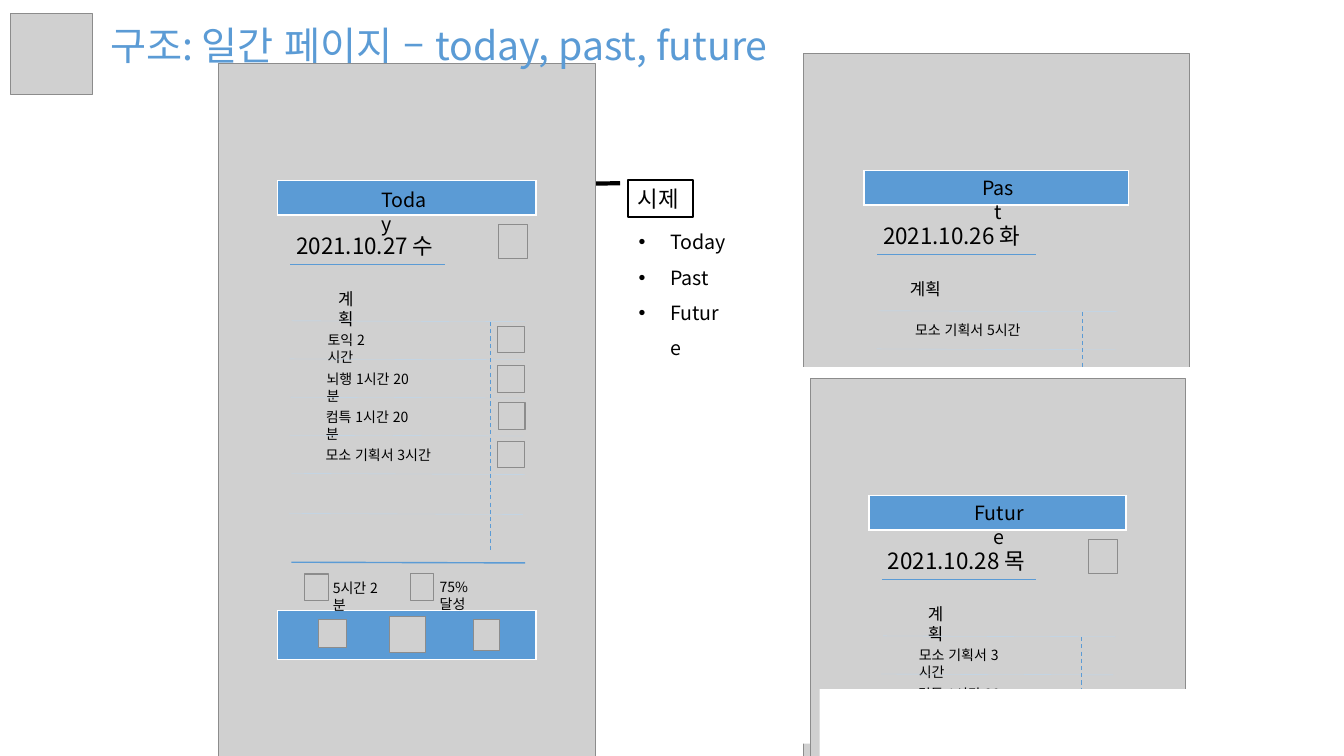
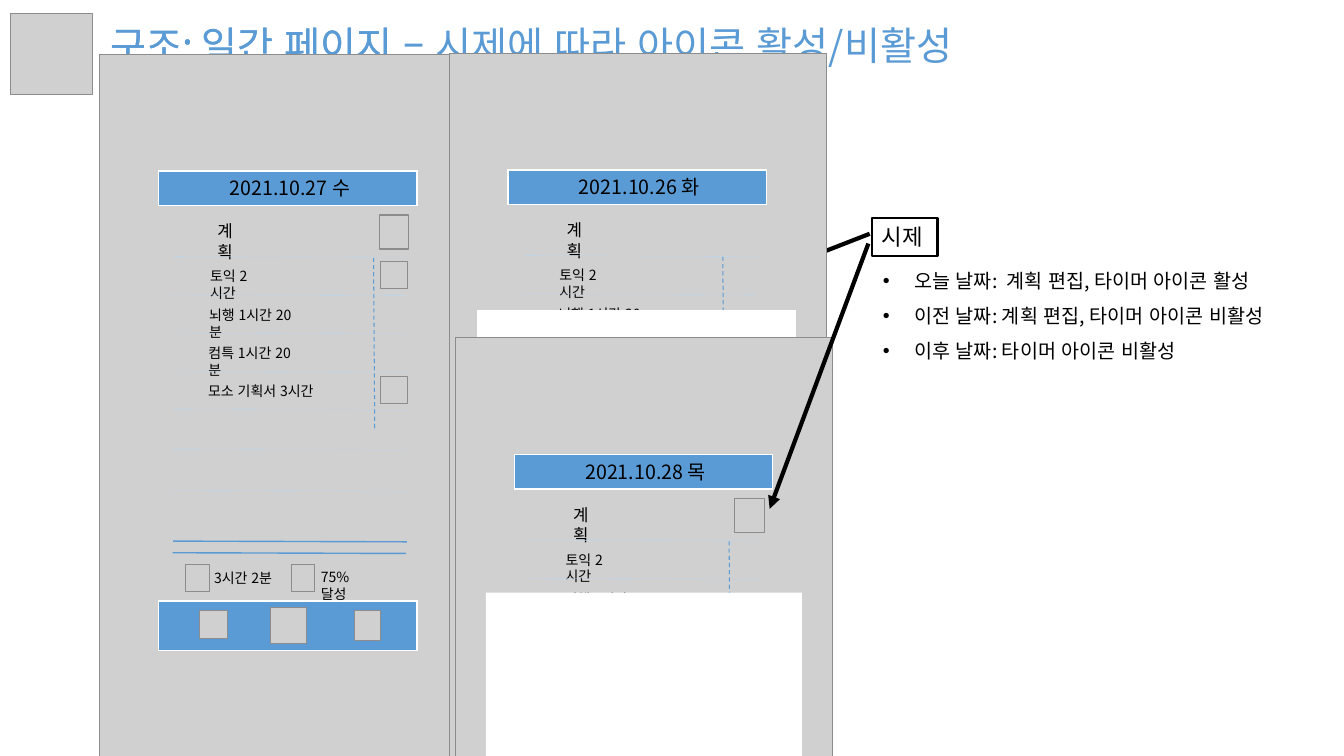
Before and after one commit to benel-del/ScheduleTimer, a slide deck: slide 4 of documents/proposal/Project Proposal.pptx. Drawn at 1344x756 pixels with LibreOffice and Linux fonts; fonts in the diff are those of the drawing; grey boxes stand for pictures; background and template pictures are left out. Boxes give left, top, right and bottom in pixels: in the first picture for what was removed or moved away, otherwise in the second. Text is boxed around its words. In the diff, an @@ line names an element or a change of style, - is before the commit and + after.

Commit message:
일간 페이지 프론트 디자인 수정

```diff
--- a/documents/proposal/Project Proposal.pptx
+++ b/documents/proposal/Project Proposal.pptx
@@ title added at (x1=110, y1=20, x2=953, y2=71), 28 pt, text #5B9BD5 @@
+구조: 일간 페이지 – 시제에 따라 아이콘 활성/비활성
@@ picture resized from (x1=805, y1=53, x2=1191, y2=756) to (x1=450, y1=53, x2=827, y2=756) @@
@@ text "2021.10.27 수" moved from (x1=296, y1=231, x2=434, y2=256) to (x1=230, y1=179, x2=350, y2=197) @@
@@ rectangle moved from (x1=869, y1=496, x2=1126, y2=530) to (x1=508, y1=170, x2=766, y2=205) @@
@@ text "2021.10.26 화" moved from (x1=883, y1=225, x2=1021, y2=246) to (x1=579, y1=177, x2=700, y2=196) @@
@@ text "계획" rewrapped from (x1=910, y1=281, x2=941, y2=297) to (x1=567, y1=222, x2=582, y2=259) @@
@@ arrow moved from (620, 184) - (448, 187) to (870, 234) - (759, 277) @@
@@ rectangle "시제" moved from (x1=628, y1=179, x2=694, y2=217) to (x1=872, y1=219, x2=938, y2=256) @@
@@ line moved from (491, 322) - (491, 552) to (374, 258) - (375, 430) @@
@@ line moved from (877, 349) - (1116, 350) to (523, 256) - (757, 257) @@
@@ arrow added from (868, 244) to (770, 509), #000000 3 pt @@
@@ text at (x1=210, y1=286, x2=236, y2=299): text changed @@
-구조: 일간 페이지 – today, past, future
+구조: 일간 페이지 –
@@ line moved from (879, 311) - (1118, 312) to (521, 293) - (755, 294) @@
@@ text added at (x1=914, y1=271, x2=1263, y2=360), 14 pt, text #000000 @@
+• 오늘 날짜: 계획 편집, 타이머 아이콘 활성
+• 이전 날짜: 계획 편집, 타이머 아이콘 비활성
+• 이후 날짜: 타이머 아이콘 비활성
@@ rectangle resized from (x1=820, y1=690, x2=1220, y2=756) to (x1=477, y1=311, x2=796, y2=737) @@
@@ picture resized from (x1=811, y1=379, x2=1186, y2=756) to (x1=456, y1=338, x2=833, y2=756) @@
@@ 5 lines, 4 texts moved together from (x1=289, y1=321, x2=525, y2=475) to (x1=172, y1=257, x2=408, y2=410) @@
@@ 2 pictures, 1 text, 1 line moved together from (x1=289, y1=291, x2=525, y2=514) to (x1=171, y1=223, x2=407, y2=451) @@
@@ rectangle resized from (x1=864, y1=170, x2=1129, y2=205) to (x1=514, y1=455, x2=772, y2=489) @@
@@ size 16 to 14 pt in 3 elements at (x1=230, y1=179, x2=350, y2=197), (x1=579, y1=177, x2=700, y2=196), (x1=585, y1=463, x2=706, y2=481) @@
@@ text "2021.10.28 목" moved from (x1=888, y1=551, x2=1025, y2=571) to (x1=585, y1=463, x2=706, y2=481) @@
@@ line added from (172, 490) to (406, 491), #BDD7EE 0.25 pt @@
@@ text "계획" moved from (x1=928, y1=606, x2=943, y2=642) to (x1=573, y1=507, x2=588, y2=543) @@
@@ picture moved from (x1=1089, y1=539, x2=1118, y2=574) to (x1=735, y1=499, x2=764, y2=533) @@
@@ group removed at (x1=290, y1=29, x2=1083, y2=756): 7 texts, 5 lines, 2 pictures @@
-Today
-• Today
-• Past
-• Future
-모소 기획서 5시간
-Past
-모소 기획서 3시간
-컴특 1시간 20분
-Future
@@ 7 pictures, 2 rectangles, 1 text, 1 line moved together from (x1=219, y1=64, x2=596, y2=756) to (x1=100, y1=54, x2=477, y2=756) @@
@@ line moved from (881, 675) - (1114, 676) to (530, 540) - (763, 541) @@
@@ group added at (x1=173, y1=257, x2=731, y2=713): 4 texts, 3 lines @@
+토익 2시간
+뇌행 1시간 20분
+토익 2시간
+뇌행 1시간 20분
@@ text at (x1=214, y1=571, x2=272, y2=584): text changed @@
-5시간 2분
+3시간 2분
@@ rectangle resized from (x1=796, y1=367, x2=1208, y2=743) to (x1=486, y1=593, x2=803, y2=756) @@
@@ line moved from (883, 636) - (1115, 637) to (528, 579) - (761, 580) @@
```
Also in this commit, not shown: 5 other slides changed, 2 other files.
